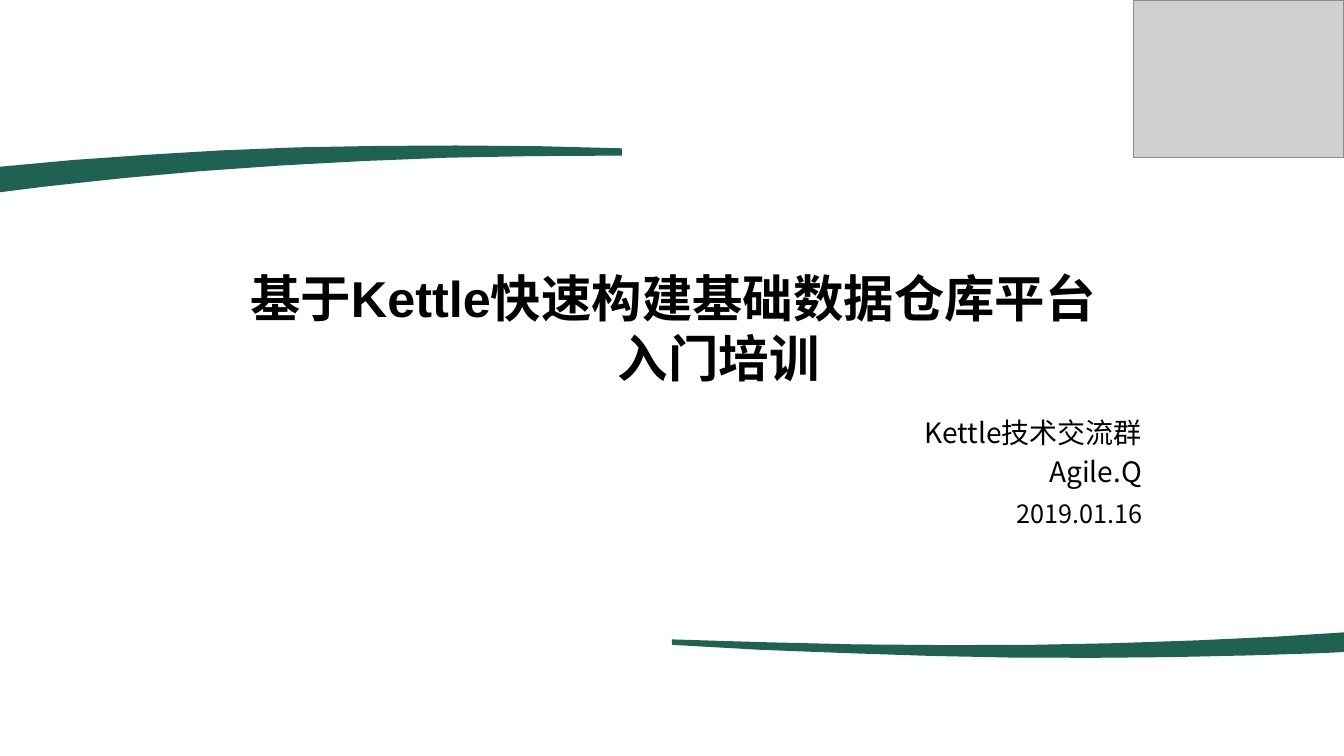
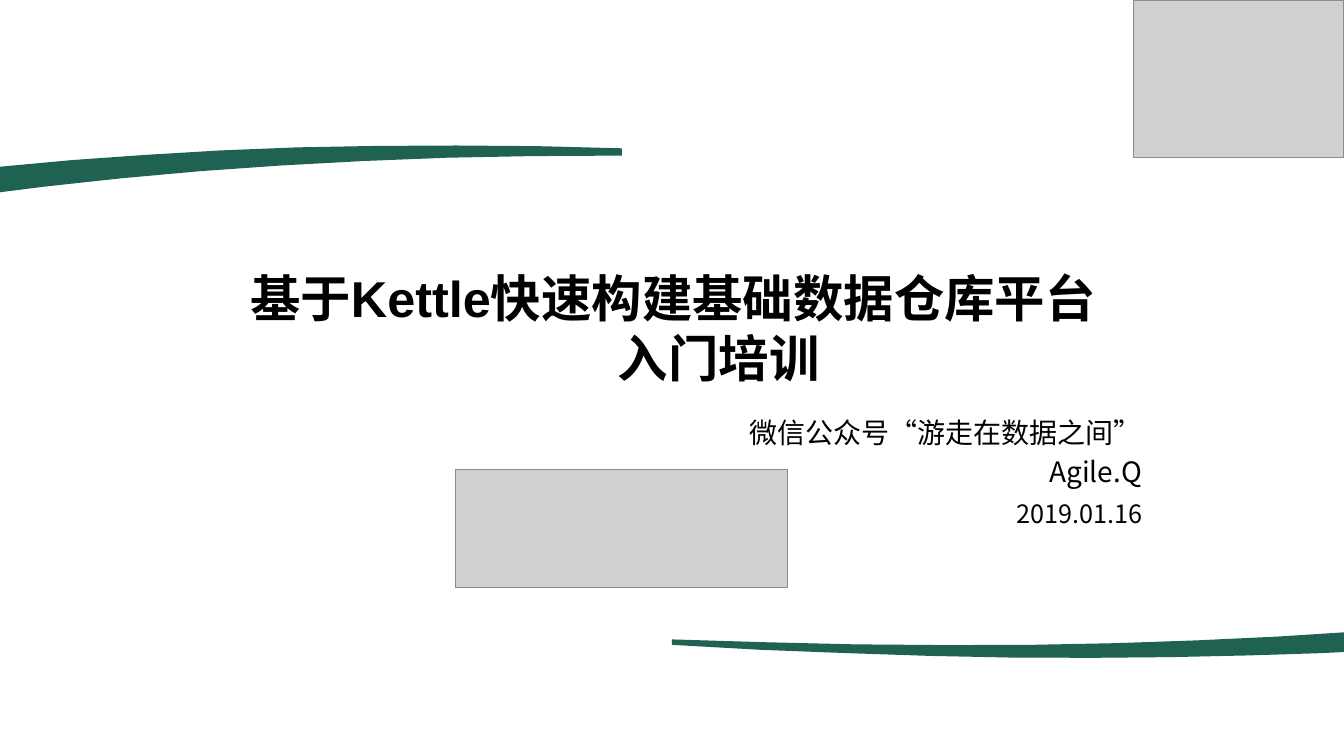
Before and after one commit to Jacksn2014/KettleQuickStartGuide, a slide deck: slide 1 of 基于Kettle快速构建数据仓库平台入门培训.pptx. Drawn at 1344x756 pixels with LibreOffice and Linux fonts; fonts in the diff are those of the drawing; grey boxes stand for pictures. Boxes give left, top, right and bottom in pixels: in the first picture for what was removed or moved away, otherwise in the second. Text is boxed around its words. In the diff, an @@ line names an element or a change of style, - is before the commit and + after.

Commit message:
更新ppt公众号

```diff
--- a/基于Kettle快速构建数据仓库平台入门培训.pptx
+++ b/基于Kettle快速构建数据仓库平台入门培训.pptx
@@ text "微信公众号“游走在数据之间”": place and size @@
-text "微信公众号“游走在数据之间”" at bbox=[925, 419, 1142, 489]
+text "微信公众号“游走在数据之间”" at bbox=[749, 419, 1142, 489]
@@ text at bbox=[749, 419, 1142, 446]: text changed @@
-Kettle技术交流群
+微信公众号“游走在数据之间”
@@ picture added at bbox=[456, 469, 787, 588] @@
```
